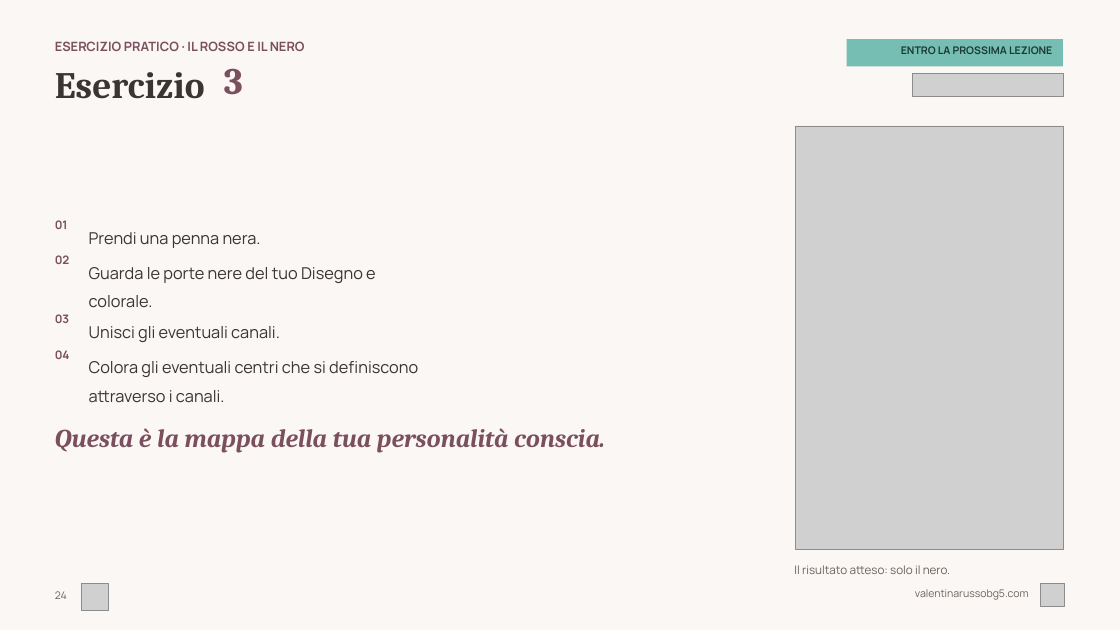
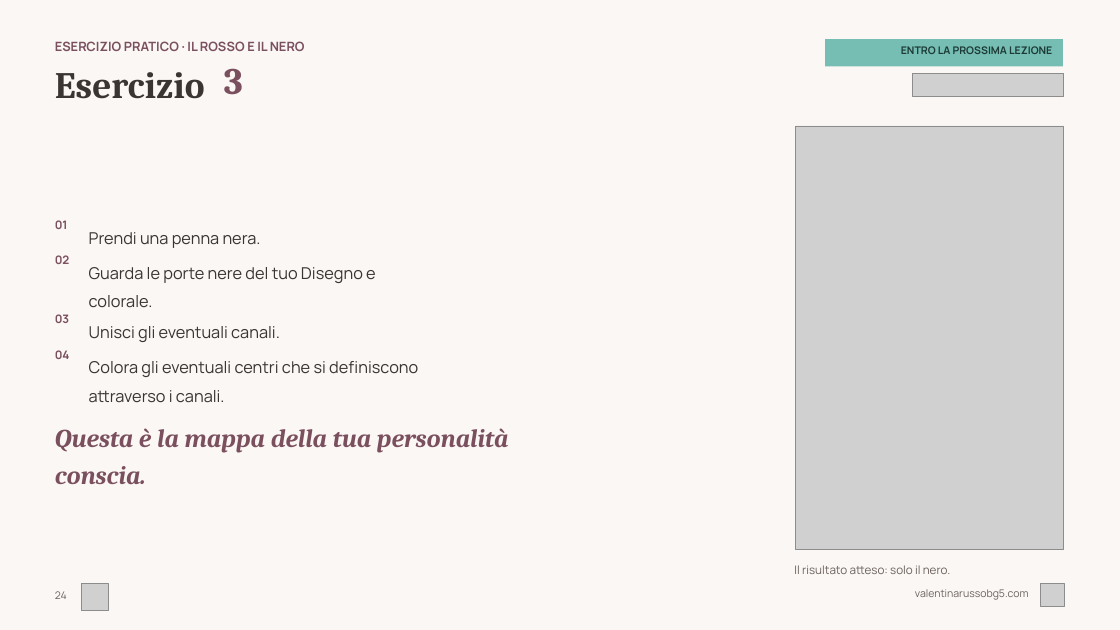
Before and after one commit to valentina-russo/valentinarusso-site, a slide deck: slide 24 of grav-site/root/kit-corso/corso-base-hd.pptx. Drawn at 1120x630 pixels with LibreOffice and Linux fonts; fonts in the diff are those of the drawing; grey boxes stand for pictures. Boxes give left, top, right and bottom in pixels: in the first picture for what was removed or moved away, otherwise in the second. Text is boxed around its words. In the diff, an @@ line names an element or a change of style, - is before the commit and + after.

```diff
--- a/grav-site/root/kit-corso/corso-base-hd.pptx
+++ b/grav-site/root/kit-corso/corso-base-hd.pptx
@@ rectangle "ENTRO LA PROSSIMA LEZIONE": place and size @@
-rectangle "ENTRO LA PROSSIMA LEZIONE" at box(847, 39, 1063, 67)
+rectangle "ENTRO LA PROSSIMA LEZIONE" at box(825, 39, 1063, 67)
@@ text at box(89, 267, 376, 308): text changed @@
-Guarda le porte nere del tuo Disegno e colorale.
+Guarda le porte nere del tuo Disegno e
+colorale.
@@ text at box(89, 361, 418, 403): text changed @@
-Colora gli eventuali centri che si definiscono attraverso i canali.
+Colora gli eventuali centri che si definiscono
+attraverso i canali.
@@ text at box(55, 428, 509, 484): text changed @@
-Questa è la mappa della tua personalità conscia.
+Questa è la mappa della tua personalità
+conscia.
```
Also in this commit, not shown: 29 other slides changed, 1 other file.
